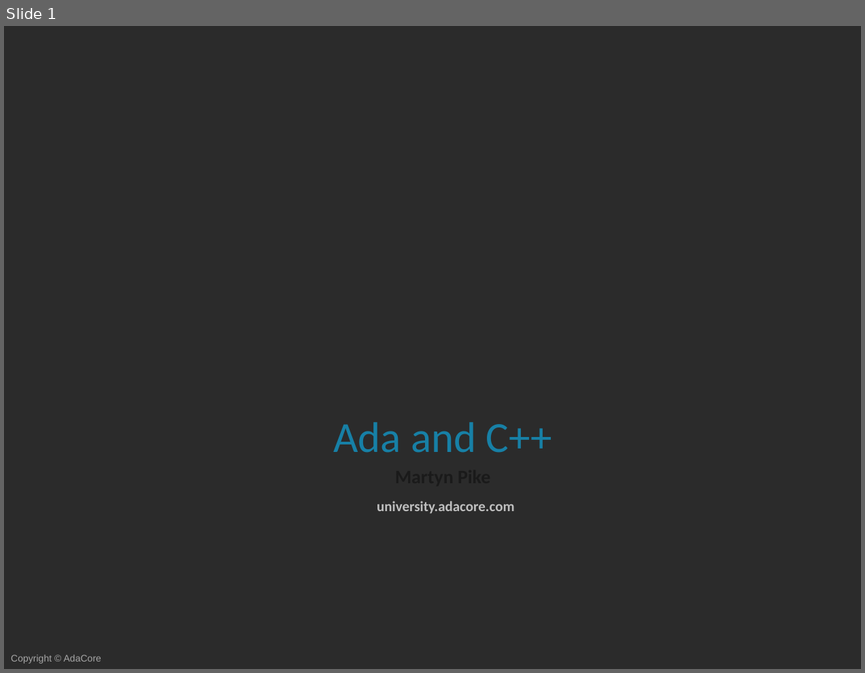
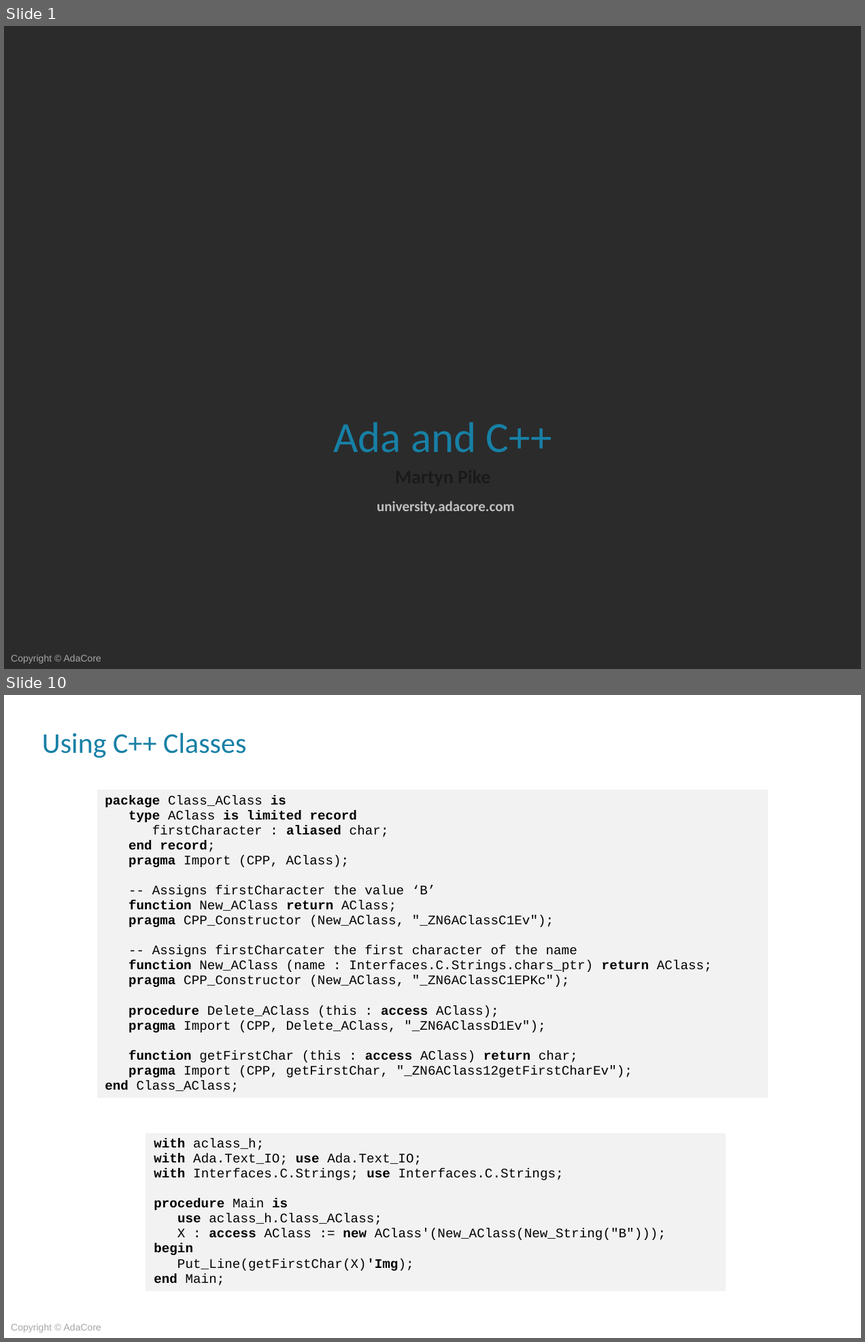
Before and after one commit to AdaCoreU/Courses, a slide deck: lectures/04_Mixed_Language_Programming_In_Ada/03_Ada_and_C++/Slides/03_Ada_and_C++.pptx. Shown one above the other, each under a label of ours: slide 1 before the commit, slides 1 and 10 after it; the slides between them are not shown. The pictures are 865x673 and 865x1342 pixels, drawn with LibreOffice and Linux fonts; fonts in the diff are those of the drawing; background and template pictures are left out; a plain dark background stands for a picture behind light text. Boxes give left, top, right and bottom in pixels: in the first picture for what was removed or moved away, otherwise in the second. Text is boxed around its words. In the diff, an @@ line names an element or a change of style, - is before the commit and + after.

```diff
--- a/lectures/04_Mixed_Language_Programming_In_Ada/03_Ada_and_C++/Slides/03_Ada_and_C++.pptx
+++ b/lectures/04_Mixed_Language_Programming_In_Ada/03_Ada_and_C++/Slides/03_Ada_and_C++.pptx
@@ slide 10 added at (4, 695, 861, 1338), background picture (left out); not listed: 1 template element that a slide beside it also shows @@
@@ title added at (42, 732, 246, 758), 24 pt, text #1780A6 @@
+Using C++ Classes
@@ table added at (96, 790, 768, 1113), 1 rows, 1 columns @@
+package Class_AClass is / type AClass is limited record / firstCharacter : aliased char; / end record; / pragma Import (CPP, AClass); / -- Assigns firstCharacter the value ‘B’ / function New_AClass return AClass; / pragma CPP_Constructor (New_AClass, "_ZN6AClassC1Ev"); / -- Assigns firstCharcater the first character of the name / function New_AClass (name : Interfaces.C.Strings.chars_ptr) return AClass; / pragma CPP_Constructor (New_AClass, "_ZN6AClassC1EPKc"); / procedure Delete_AClass (this : access AClass); / pragma Import (CPP, Delete_AClass, "_ZN6AClassD1Ev"); / function getFirstChar (this : access AClass) return char; / pragma Import (CPP, getFirstChar, "_ZN6AClass12getFirstCharEv"); / end Class_AClass;
@@ table added at (145, 1132, 726, 1297), 1 rows, 1 columns @@
+with aclass_h; / with Ada.Text_IO; use Ada.Text_IO; / with Interfaces.C.Strings; use Interfaces.C.Strings; / procedure Main is / use aclass_h.Class_AClass; / X : access AClass := new AClass'(New_AClass(New_String("B"))); / begin / Put_Line(getFirstChar(X)'Img); / end Main;
```
Also in this commit, not shown: 6 slides changed, 26 other slides added, 4 slides removed.
